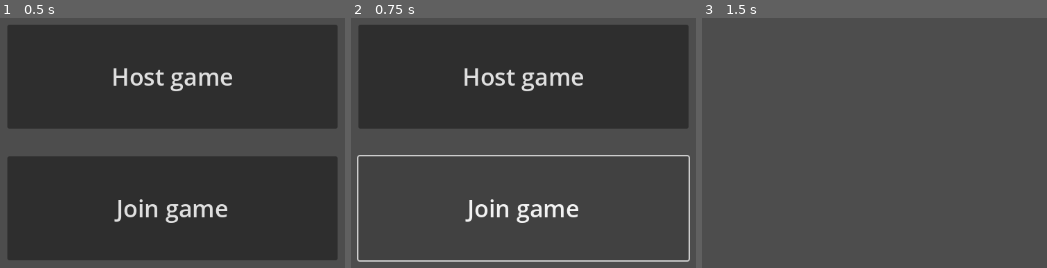
Above: before the commit, frames 1-3 (left to right).
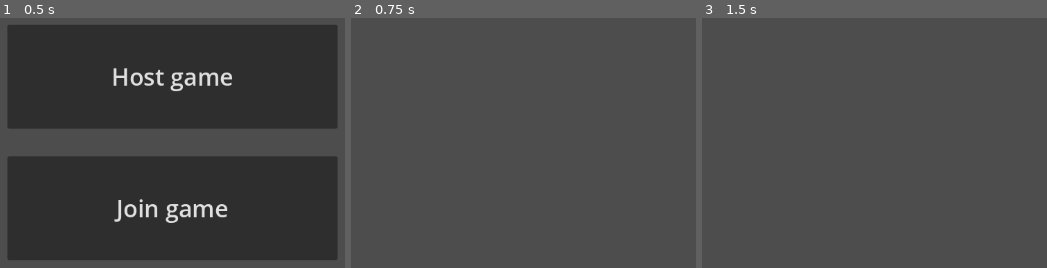
Above: after the commit, the same moments.

Repository: MattRoumo27/godot-pong
Game: Godot game, scene res://scenes/multiplayer/lobby.tscn
The game is run twice, just before and just after one commit, with the same random seed, the same clock (stepped at 60 frames per second) and the same inputs. This scene is started directly instead of the project's main scene.
Inputs (mouse positions are in pixels of both pictures, inside the frame that each line leads up to):
- Up to frame 1 (0.5 s): no input
- Up to frame 2 (0.75 s): click "Join game" at 0.5 s
- Up to frame 3 (1.5 s): click (874, 75) at 1.25 s, where only the run before the commit has a clickable "Host game"

Frame 1 is identical in both runs. In frame 2, 42% of the frame differs, in the area x 1-99%, y 2-98%; in frame 3, nothing differs.

Commit message:
Hide the join button after clicking it; more functionality will be added later to present the user with a menu to input the host IP to join

Diff:
--- a/scripts/multiplayer/menus/multiplayer_menu_manager.gd
+++ b/scripts/multiplayer/menus/multiplayer_menu_manager.gd
@@ -15,4 +15,4 @@
 
 
 func _on_join_button_button_up() -> void:
-	pass # Replace with function body.
+	multiplayer_container.hide()
